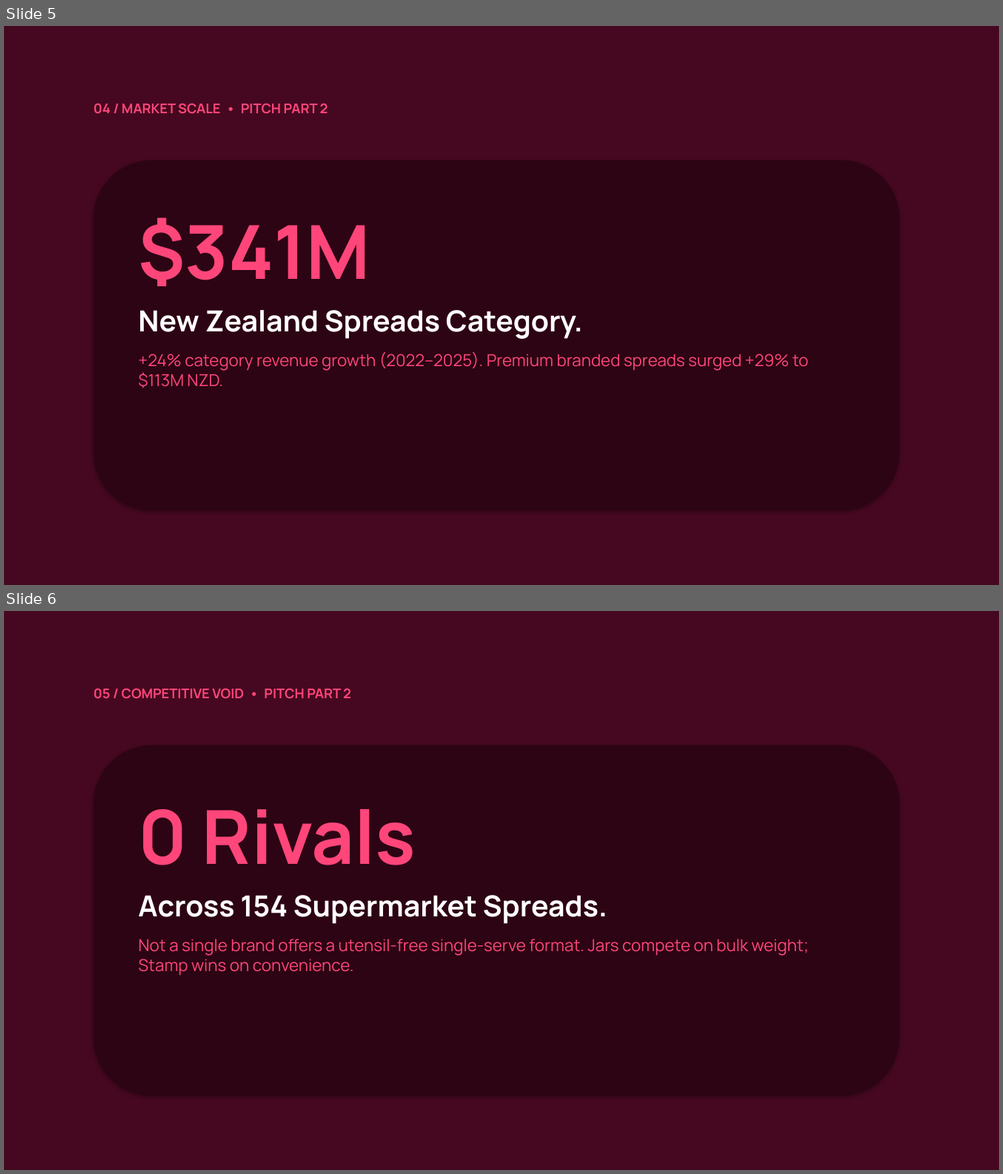
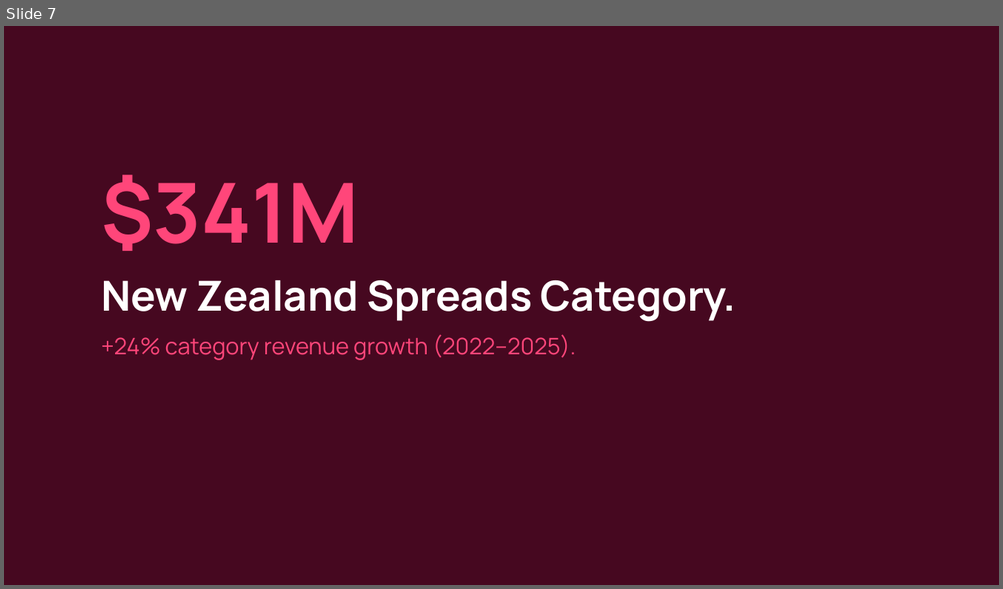
Before and after one commit to JacobCrume/stamp-spreads, a slide deck: presentation/Stamp-pitch.pptx. Shown one above the other, each under a label of ours: slides 5 and 6 before the commit, slide 7 after it. The pictures are 1003x1174 and 1003x589 pixels, drawn with LibreOffice and Linux fonts; fonts in the diff are those of the drawing. Boxes give left, top, right and bottom in pixels: in the first picture for what was removed or moved away, otherwise in the second. Text is boxed around its words. In the diff, an @@ line names an element or a change of style, - is before the commit and + after.

Commit message:
Ultra-minimal 17-slide deck: container-free, 1-3 lines max, no headers, PDF cover match

```diff
--- a/presentation/Stamp-pitch.pptx
+++ b/presentation/Stamp-pitch.pptx
@@ slide 6 removed at [4,611,999,1170], background #FFFFFF @@
@@ rectangle removed at [4,611,999,1170] @@
@@ text removed at [94,688,351,699] @@
-05 / COMPETITIVE VOID • PITCH PART 2
@@ rounded rectangle removed at [94,745,899,1096] @@
@@ text removed at [138,809,808,976] @@
-0 Rivals
-Across 154 Supermarket Spreads.
-Not a single brand offers a utensil-free single-serve format. Jars compete on bulk weight; Stamp wins on convenience.
@@ what was slide 5 is now slide 7 @@
@@ slide 7 changed as well @@
@@ text removed at [94,103,328,114] @@
-04 / MARKET SCALE • PITCH PART 2
@@ rounded rectangle removed at [94,160,899,511] @@
@@ text at [101,175,736,322]: size 72 to 80 pt in "$341M"; size 28 to 40 pt in "New Zealand Spreads Category."; more space between paragraphs @@
@@ text "$341M": place and size @@
-text "$341M" at [138,218,808,388]
+text "$341M" at [101,175,736,360]
@@ text at [101,335,575,360]: text changed; size 16 to 22 pt @@
-+24% category revenue growth (2022–2025). Premium branded spreads surged +29% to $113M NZD.
++24% category revenue growth (2022–2025).
```
Also in this commit, not shown: 5 other slides changed, 11 slides added, 6 other slides removed, 2 other files.
